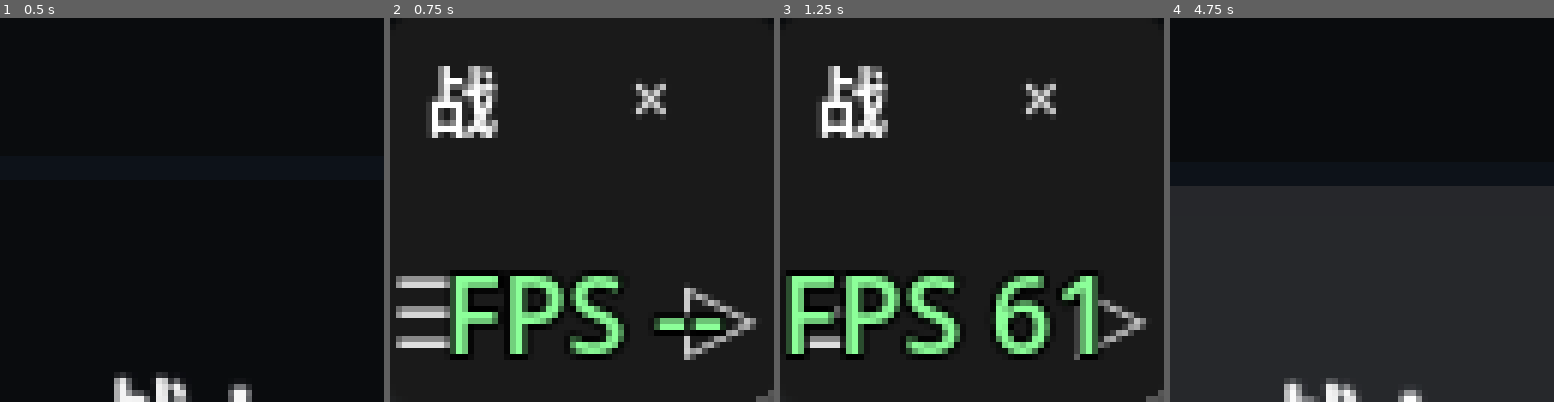
Above: before the commit, frames 1-4 (left to right).
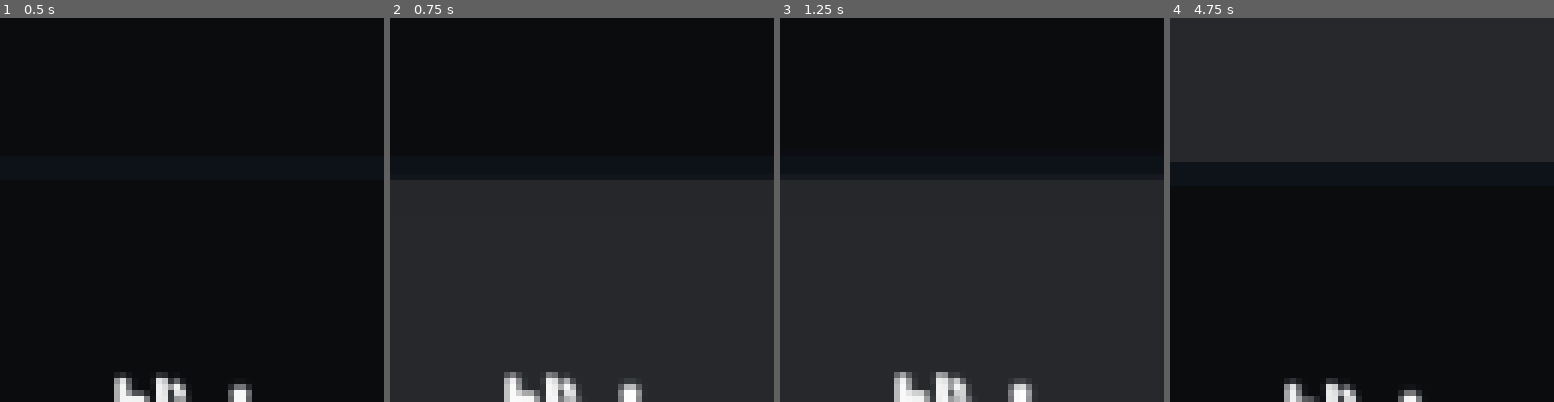
Above: after the commit, the same moments.

Repository: HUOFAQIU/idle_around
Game: Godot game, scene res://Main/Cube/Scenes/main.tscn
Two runs of this game, one before a commit and one after it. Both use one fixed random seed, a clock stepped at 60 frames per second and the inputs below.
Inputs (mouse positions are in pixels of both pictures, inside the frame that each line leads up to):
- Up to frame 1 (0.5 s): no input
- Up to frame 2 (0.75 s): tap Enter (ui_accept) at 0.5 s; move the mouse to (666, 190) at 0.52 s; hold D from 0.53 s (still down); click (666, 190) at 0.6 s
- Up to frame 3 (1.25 s): keep holding D; tap Enter (ui_accept) at 0.77 s
- Up to frame 4 (4.75 s): release D at 1.25 s; drag from (1285, 229) to (1342, 286) at 1.27 s; move the mouse to (1362, 294) at 2.02 s; hold D 2.03-2.75 s; tap Middle mouse button (inv_split) at 2.1 s; click (1362, 294) at 2.17 s; drag from (1342, 286) to (1246, 152) at 2.77 s; move the mouse to (1477, 267) at 3.52 s; hold A 3.53-4.25 s; tap U at 3.6 s; click (1477, 267) at 3.67 s; tap Enter (ui_accept) at 3.77 s; click (1434, 98) at 4.25 s, where only the run before the commit has a clickable "×"

Frame 1 is identical in both runs. In frame 2, 17% of the frame differs, in the area x 1-100%, y 12-100%; in frame 3, 19%; in frame 4, 93%, in the area x 0-100%, y 0-100%.

Commit message:
立方体置顶到游戏 UI 之上
- 立方体改渲染到 CubeView 透明子视口（layer 1024），压住面板和 HUD，低于 Tooltip 与拖拽幽灵
- 新增 CubeInputSurface：按投影轮廓接管鼠标，事件推进子视口后走原 CubeRig 逻辑
- PanelManager 与战斗坐标 Tooltip 在立方体输入区内让位
- CubeScenePaths 收敛主场景节点路径；TestAPI 增加 get_cube_layering_state 与 view_layer
- 同步架构文档、AI 测试接口与 DOC 索引

Co-Authored-By: Claude Code <noreply@anthropic.com>

Diff:
--- a/Main/Cube/Scenes/main.tscn
+++ b/Main/Cube/Scenes/main.tscn
@@ -6,6 +6,7 @@
 [ext_resource type="Script" uid="uid://dkdrngulsjgdk" path="res://Main/Cube/Scripts/window_passthrough.gd" id="4_passthrough"]
 [ext_resource type="PackedScene" uid="uid://cf2t8qpdn820p" path="res://Main/control.tscn" id="5_game_ui"]
 [ext_resource type="Script" path="res://Main/Cube/Scripts/cube_placement.gd" id="6_placement"]
+[ext_resource type="Script" path="res://Main/Cube/Scripts/cube_input_surface.gd" id="7_input_surface"]
 
 [sub_resource type="Environment" id="Environment_main"]
 ambient_light_source = 2
@@ -22,35 +23,63 @@
 [node name="Main" type="Node3D" unique_id=1926542456]
 script = ExtResource("1_main")
 
-[node name="WorldEnvironment" type="WorldEnvironment" parent="." unique_id=1023616146]
+[node name="CubeView" type="CanvasLayer" parent="."]
+layer = 1024
+
+[node name="ViewportContainer" type="SubViewportContainer" parent="CubeView"]
+layout_mode = 1
+anchors_preset = 15
+anchor_right = 1.0
+anchor_bottom = 1.0
+grow_horizontal = 2
+grow_vertical = 2
+mouse_filter = 2
+stretch = true
+
+[node name="CubeViewport" type="SubViewport" parent="CubeView/ViewportContainer"]
+transparent_bg = true
+own_world_3d = true
+msaa_3d = 2
+render_target_update_mode = 4
+
+[node name="WorldEnvironment" type="WorldEnvironment" parent="CubeView/ViewportContainer/CubeViewport" unique_id=1023616146]
 environment = SubResource("Environment_main")
 
-[node name="KeyLight" type="DirectionalLight3D" parent="." unique_id=364932023]
+[node name="KeyLight" type="DirectionalLight3D" parent="CubeView/ViewportContainer/CubeViewport" unique_id=364932023]
 transform = Transform3D(0.8480481, -0.32625088, 0.4175821, 0, 0.7880108, 0.6156615, -0.52991927, -0.5221106, 0.668271, 0, 0, 0)
 light_color = Color(1, 0.91, 0.82, 1)
 light_energy = 1.6
 shadow_enabled = true
 
-[node name="FillLight" type="OmniLight3D" parent="." unique_id=1241161938]
+[node name="FillLight" type="OmniLight3D" parent="CubeView/ViewportContainer/CubeViewport" unique_id=1241161938]
 transform = Transform3D(1, 0, 0, 0, 1, 0, 0, 0, 1, 2.8, -2.2, 3.2)
 light_color = Color(0.3, 0.57, 1, 1)
 light_energy = 3.2
 omni_range = 8.0
 
-[node name="RimLight" type="OmniLight3D" parent="." unique_id=1451151915]
+[node name="RimLight" type="OmniLight3D" parent="CubeView/ViewportContainer/CubeViewport" unique_id=1451151915]
 transform = Transform3D(1, 0, 0, 0, 1, 0, 0, 0, 1, -2.6, 1.6, -3)
 light_color = Color(0.66, 0.42, 1, 1)
 light_energy = 4.0
 omni_range = 7.0
 
-[node name="Cube" parent="." unique_id=1620714950 instance=ExtResource("2_cube")]
+[node name="Cube" parent="CubeView/ViewportContainer/CubeViewport" unique_id=1620714950 instance=ExtResource("2_cube")]
 
-[node name="Camera3D" type="Camera3D" parent="." unique_id=357505531]
+[node name="Camera3D" type="Camera3D" parent="CubeView/ViewportContainer/CubeViewport" unique_id=357505531]
 transform = Transform3D(1, 0, 0, 0, 0.9982398, 0.059306376, 0, -0.059306376, 0.9982398, 0, 0.35, 5.9)
 current = true
 fov = 12.0
 near = 0.1
 far = 50.0
+
+[node name="InputSurface" type="Control" parent="CubeView"]
+layout_mode = 1
+anchors_preset = 15
+anchor_right = 1.0
+anchor_bottom = 1.0
+grow_horizontal = 2
+grow_vertical = 2
+script = ExtResource("7_input_surface")
 
 [node name="GameUI" type="CanvasLayer" parent="." unique_id=879021354]
 layer = 1
--- /dev/null
+++ b/Main/Cube/Scripts/cube_input_surface.gd
@@ -0,0 +1,95 @@
+class_name CubeInputSurface
+extends Control
+## 立方体顶层输入代理。
+##
+## 立方体渲染在 CubeView 的透明 SubViewport 里；本节点只在立方体屏幕
+## 轮廓（含拖动圆点）内参与 GUI 拾取，把鼠标事件转给子视口里的 CubeRig。
+## 轮廓外的事件照常落到下层游戏 UI；轮廓内由本节点吃掉，保证被立方体
+## 盖住的面板不会收到 hover 或点击。
+
+static var instance: CubeInputSurface
+
+var _cube_viewport: SubViewport
+var _camera: Camera3D
+var _orientation: CubeOrientation
+var _drag_handle: CubeDragHandle
+var _rig: CubeRig
+
+
+func _ready() -> void:
+	instance = self
+	_cube_viewport = CubeScenePaths.resolve(
+			self, CubeScenePaths.VIEWPORT) as SubViewport
+	if _cube_viewport == null:
+		push_warning("CubeInputSurface 找不到立方体子视口，输入代理不会生效。")
+		return
+
+	_camera = CubeScenePaths.resolve(self, CubeScenePaths.CAMERA) as Camera3D
+	_orientation = CubeScenePaths.resolve(
+			self, CubeScenePaths.ORIENTATION) as CubeOrientation
+	_rig = CubeScenePaths.resolve(self, CubeScenePaths.RIG) as CubeRig
+	_drag_handle = CubeScenePaths.resolve(
+			self, CubeScenePaths.DRAG_HANDLE) as CubeDragHandle
+	if _camera == null or _orientation == null:
+		push_warning("CubeInputSurface 缺少相机或朝向节点，命中区域只剩拖动圆点。")
+
+	mouse_entered.connect(_on_mouse_entered)
+	mouse_exited.connect(_on_mouse_exited)
+
+
+func _exit_tree() -> void:
+	if instance == self:
+		instance = null
+
+
+func _has_point(point: Vector2) -> bool:
+	if _drag_handle != null and _drag_handle.is_screen_point_inside(point):
+		return true
+	var hull := CubeProjection.project_hull(_camera, _orientation)
+	return Geometry2D.is_point_in_polygon(point, hull)
+
+
+func _gui_input(event: InputEvent) -> void:
+	if not event is InputEventMouse or _cube_viewport == null:
+		return
+	_cube_viewport.push_input(event)
+	accept_event()
+
+
+func _notification(what: int) -> void:
+	if what != NOTIFICATION_WM_MOUSE_EXIT \
+			and what != NOTIFICATION_WM_WINDOW_FOCUS_OUT:
+		return
+	if _rig != null:
+		_rig.cancel_window_interaction()
+
+
+## 主视口 Viewport 坐标的点是否落在立方体输入区（投影轮廓或拖动圆点）
+func contains_screen_point(screen_position: Vector2) -> bool:
+	var local_position := (
+			get_global_transform_with_canvas().affine_inverse() * screen_position
+	)
+	return _has_point(local_position)
+
+
+## 子视口、相机、朝向、CubeRig 和拖动圆点是否全部解析成功
+func is_ready() -> bool:
+	return _cube_viewport != null and _camera != null \
+			and _orientation != null and _rig != null and _drag_handle != null
+
+
+## 当前立方体屏幕轮廓；TestAPI/调试用
+func get_hull_points() -> PackedVector2Array:
+	return CubeProjection.project_hull(_camera, _orientation)
+
+
+func _on_mouse_entered() -> void:
+	if _cube_viewport != null:
+		_cube_viewport.notify_mouse_entered()
+
+
+func _on_mouse_exited() -> void:
+	if _cube_viewport != null:
+		_cube_viewport.notify_mouse_exited()
+	if _rig != null:
+		_rig.pointer_left()
--- a/Main/Cube/Scripts/cube_placement.gd
+++ b/Main/Cube/Scripts/cube_placement.gd
@@ -17,9 +17,6 @@
 ## 默认朝向时面 02 的世界法线（OrientationPivot 180° 后背面朝相机）
 const MENU_FACE_NORMAL := Vector3(0, 0, 1)
 
-@export var camera_path : NodePath = ^"../Camera3D"
-@export var cube_path : NodePath = ^"../Cube"
-
 var _camera : Camera3D
 var _floating : FloatingMotion
 var _screen_center := Vector2.ZERO
@@ -28,8 +25,9 @@
 
 
 func _ready() -> void:
-	_camera = get_node_or_null(camera_path) as Camera3D
-	_floating = get_node_or_null(cube_path) as FloatingMotion
+	_camera = CubeScenePaths.resolve(self, CubeScenePaths.CAMERA) as Camera3D
+	_floating = CubeScenePaths.resolve(
+			self, CubeScenePaths.CUBE) as FloatingMotion
 	if _camera == null:
 		push_warning("CubePlacement 找不到相机，立方体无法定位。")
 	else:
@@ -76,6 +74,9 @@
 		return
 	var viewport_size := get_viewport().get_visible_rect().size
 	if viewport_size.y < 2.0:
+		return
+	# 子视口由 SubViewportContainer 拉伸到主视口，布局稳定前先跳过一帧
+	if _camera.get_viewport().get_visible_rect().size.y < 2.0:
 		return
 	_floating.scale = Vector3.ONE * _compute_scale(viewport_size)
 	_floating.set_base_position(_camera.project_position(_screen_center, _depth))
--- /dev/null
+++ b/Main/Cube/Scripts/cube_projection.gd
@@ -0,0 +1,32 @@
+class_name CubeProjection
+extends RefCounted
+## 立方体屏幕投影工具。
+##
+## 把立方体本地包围盒的 8 个角投影成屏幕凸包；窗口穿透区域和
+## CubeInputSurface 的 GUI 命中共用这份轮廓。
+
+## 立方体本地包围盒半径，略大于本体 1.0，作为拖动和点击的容差
+const HALF_EXTENT: float = 1.03
+
+
+## 返回立方体在屏幕上的凸包；相机或朝向缺失时返回空数组
+static func project_hull(
+		camera: Camera3D,
+		orientation: Node3D,
+) -> PackedVector2Array:
+	if camera == null or orientation == null:
+		return PackedVector2Array()
+
+	var screen_points := PackedVector2Array()
+	for x_sign in [-1.0, 1.0]:
+		for y_sign in [-1.0, 1.0]:
+			for z_sign in [-1.0, 1.0]:
+				var local_corner := Vector3(x_sign, y_sign, z_sign) * HALF_EXTENT
+				var world_corner := orientation.global_transform * local_corner
+				if camera.is_position_behind(world_corner):
+					continue
+				screen_points.append(camera.unproject_position(world_corner))
+
+	if screen_points.size() < 3:
+		return PackedVector2Array()
+	return Geometry2D.convex_hull(screen_points)
--- a/Main/Cube/Scripts/cube_rig.gd
+++ b/Main/Cube/Scripts/cube_rig.gd
@@ -96,6 +96,24 @@
 func _notification(what: int) -> void:
 	if what != NOTIFICATION_WM_MOUSE_EXIT and what != NOTIFICATION_WM_WINDOW_FOCUS_OUT:
 		return
+	cancel_window_interaction()
+
+
+## 主场景装配：屏幕锚定和位置持久化统一交给 CubePlacement
+func setup_placement(placement : CubePlacement) -> void:
+	_placement = placement
+
+
+## 指针离开立方体输入代理时清掉悬停；正在拖动/转发 UI 时不打断
+func pointer_left() -> void:
+	if _ui_face != null or _pressed_face != null or _dragging or _moving_handle:
+		return
+	_clear_hover()
+
+
+## 窗口失焦/鼠标离开窗口：取消 UI 捕获或旋转。
+## CubeRig 在子视口里，主视口的 InputSurface 也会转发这两个通知。
+func cancel_window_interaction() -> void:
 	if _ui_face != null:
 		_ui_face.cancel_interaction()
 		_ui_face = null
@@ -112,11 +130,6 @@
 		_pressed_face.cancel_interaction()
 		_pressed_face = null
 	_clear_hover()
-
-
-## 主场景装配：屏幕锚定和位置持久化统一交给 CubePlacement
-func setup_placement(placement : CubePlacement) -> void:
-	_placement = placement
 
 
 func _handle_primary_pressed(event: InputEventMouseButton) -> void:
--- /dev/null
+++ b/Main/Cube/Scripts/cube_scene_paths.gd
@@ -0,0 +1,30 @@
+class_name CubeScenePaths
+extends RefCounted
+## 主场景里立方体子树的规范路径（相对 Main 根节点）。
+##
+## CubeView 子视口、相机、CubeRig 和拖动圆点只在这里登记一次；
+## CubePlacement / WindowPassthrough / CubeInputSurface 都通过 resolve()
+## 解析。改 main.tscn 里的立方体子树时只改这份路径；cube.tscn 内部
+## 拖动圆点的 CubeRig 路径仍由 cube_rig.gd 维护。
+
+const VIEWPORT := ^"CubeView/ViewportContainer/CubeViewport"
+const CAMERA := ^"CubeView/ViewportContainer/CubeViewport/Camera3D"
+const CUBE := ^"CubeView/ViewportContainer/CubeViewport/Cube"
+const RIG := ^"CubeView/ViewportContainer/CubeViewport/Cube/CubeRig"
+const ORIENTATION := ^"CubeView/ViewportContainer/CubeViewport/Cube/CubeRig/OrientationPivot"
+const DRAG_HANDLE := ^"CubeView/ViewportContainer/CubeViewport/Cube/DragHandle/Dot"
+const PET_MENU := NodePath(
+		"CubeView/ViewportContainer/CubeViewport/Cube/CubeRig/OrientationPivot/Back/"
+		+ "Viewport/PetPanelContent"
+)
+
+
+## 从 main.tscn 里的任意节点解析路径；动态实例用 current_scene 兜底
+static func resolve(node: Node, path: NodePath) -> Node:
+	var root := node.owner
+	if root == null:
+		var tree := node.get_tree()
+		root = tree.current_scene if tree != null else null
+	if root == null:
+		return null
+	return root.get_node_or_null(path)
--- a/Main/Cube/Scripts/main.gd
+++ b/Main/Cube/Scripts/main.gd
@@ -1,15 +1,13 @@
 extends Node3D
 ## 主场景装配：立方体、面 02 主菜单和游戏 UI 覆盖层。
 ##
-## 游戏 UI 仍在主视口全屏覆盖层里；立方体只承接原来 PetPanel 的浮层职责，
-## 菜单按钮请求在这里转给 game UI。
+## 立方体渲染在 CubeView 的透明子视口里，由 CubeInputSurface 接管输入，
+## 因此它始终压在游戏 UI 面板和 HUD 之上；菜单按钮请求在这里转给 game UI。
 
-@onready var _cube_rig: CubeRig = $Cube/CubeRig
+@onready var _cube_rig: CubeRig = get_node(CubeScenePaths.RIG)
 @onready var _hud: CubeHud = $HUD
 @onready var _game_ui: GameUI = $GameUI/GameControl
-@onready var _pet_menu: PetPanelContent = (
-		$Cube/CubeRig/OrientationPivot/Back/Viewport/PetPanelContent
-)
+@onready var _pet_menu: PetPanelContent = get_node(CubeScenePaths.PET_MENU)
 @onready var _placement: CubePlacement = $CubePlacement
 
 
--- a/Main/Cube/Scripts/window_passthrough.gd
+++ b/Main/Cube/Scripts/window_passthrough.gd
@@ -4,20 +4,17 @@
 ##
 ## Windows 上跨应用穿透必须使用 Window.mouse_passthrough_polygon，
 ## 不能用 mouse_passthrough。未按下鼠标时，命中区域只覆盖立方体的屏幕
-## 投影凸包、可见游戏面板/Tooltip/ItemWindow、HUD 与拖动圆点；按下鼠标
-## 后临时扩成整个客户区，避免拖拽时丢事件。
-
-const CUBE_HALF_EXTENT: float = 1.03
+## 投影凸包（相机在 CubeView 子视口里）、可见游戏面板/Tooltip/ItemWindow、
+## HUD 与拖动圆点；按下鼠标后临时扩成整个客户区，避免拖拽时丢事件。
+
 const REGION_PADDING: float = 28.0
 ## 游戏 UI 面板外扩比立方体小，避免窗口周围出现太宽的拦截区
 const UI_REGION_PADDING: float = 8.0
 
 static var instance: WindowPassthrough
 
-@export var cube_orientation_path: NodePath = ^"../Cube/CubeRig/OrientationPivot"
 @export var cube_placement_path: NodePath = ^"../CubePlacement"
 @export var hud_path: NodePath = ^"../HUD"
-@export var drag_handle_path: NodePath = ^"../Cube/DragHandle/Dot"
 @export var panel_manager_path: NodePath = ^"../GameUI/GameControl/PanelManager"
 @export var tooltip_path: NodePath = ^"../GameUI/GameControl/TooltipLayer/TooltipWindow"
 @export var item_window_path: NodePath = ^"../GameUI/GameControl/DragLayer/ItemWindow"
@@ -35,6 +32,7 @@
 
 var _window: Window
 var _cube_orientation: CubeOrientation
+var _camera: Camera3D
 var _cube_placement: CubePlacement
 var _hud: CubeHud
 var _drag_handle: CubeDragHandle
@@ -48,15 +46,19 @@
 var _last_ui_rects: Array[Rect2] = []
 var _last_viewport_size := Vector2i.ZERO
 var _last_window_size := Vector2i.ZERO
+var _last_cube_viewport_size := Vector2i.ZERO
 
 
 func _ready() -> void:
 	instance = self
 	_window = get_window()
-	_cube_orientation = get_node_or_null(cube_orientation_path) as CubeOrientation
+	_cube_orientation = CubeScenePaths.resolve(
+			self, CubeScenePaths.ORIENTATION) as CubeOrientation
+	_camera = CubeScenePaths.resolve(self, CubeScenePaths.CAMERA) as Camera3D
 	_cube_placement = get_node_or_null(cube_placement_path) as CubePlacement
 	_hud = get_node_or_null(hud_path) as CubeHud
-	_drag_handle = get_node_or_null(drag_handle_path) as CubeDragHandle
+	_drag_handle = CubeScenePaths.resolve(
+			self, CubeScenePaths.DRAG_HANDLE) as CubeDragHandle
 	_panel_manager = get_node_or_null(panel_manager_path) as PanelManager
 	_tooltip = get_node_or_null(tooltip_path) as Control
 	_item_window = get_node_or_null(item_window_path) as Control
@@ -70,6 +72,8 @@
 		push_warning("WindowPassthrough 找不到 HUD，点击穿透区域将只包含立方体。")
 	if _cube_orientation == null:
 		push_warning("WindowPassthrough 找不到立方体朝向节点。")
+	if _camera == null:
+		push_warning("WindowPassthrough 找不到立方体相机，穿透区域将只包含 UI。")
 	if _cube_placement != null:
 		_cube_placement.screen_center_changed.connect(_on_overlay_regions_changed)
 	else:
@@ -91,6 +95,12 @@
 	if viewport_size != _last_viewport_size or window_size != _last_window_size:
 		_last_viewport_size = viewport_size
 		_last_window_size = window_size
+		_dirty = true
+
+	# 立方体子视口由 SubViewportContainer 拉伸，尺寸稳定后要重算凸包
+	var cube_viewport_size := _cube_viewport_size()
+	if cube_viewport_size != _last_cube_viewport_size:
+		_last_cube_viewport_size = cube_viewport_size
 		_dirty = true
 
 	var ui_rects := _collect_ui_rects()
@@ -211,9 +221,9 @@
 		return
 
 	var base_polygon := PackedVector2Array()
-	var camera := get_viewport().get_camera_3d()
-	if camera != null and _cube_orientation != null:
-		base_polygon = _project_cube_hull(camera)
+	if _camera != null and _cube_orientation != null \
+			and _cube_viewport_size().y >= 2:
+		base_polygon = _project_cube_hull(_camera)
 
 	_last_ui_rects = _collect_ui_rects()
 	_last_rects.clear()
@@ -240,19 +250,13 @@
 
 
 func _project_cube_hull(camera: Camera3D) -> PackedVector2Array:
-	var screen_points := PackedVector2Array()
-	for x_sign in [-1.0, 1.0]:
-		for y_sign in [-1.0, 1.0]:
-			for z_sign in [-1.0, 1.0]:
-				var local_corner := Vector3(x_sign, y_sign, z_sign) * CUBE_HALF_EXTENT
-				var world_corner := _cube_orientation.global_transform * local_corner
-				if camera.is_position_behind(world_corner):
-					continue
-				screen_points.append(camera.unproject_position(world_corner))
-
-	if screen_points.size() < 3:
-		return PackedVector2Array()
-	return Geometry2D.convex_hull(screen_points)
+	return CubeProjection.project_hull(camera, _cube_orientation)
+
+
+func _cube_viewport_size() -> Vector2i:
+	if _camera == null:
+		return Vector2i.ZERO
+	return Vector2i(_camera.get_viewport().get_visible_rect().size)
 
 
 func _scale_region(polygon: PackedVector2Array, scale: Vector2) -> PackedVector2Array:
--- a/Main/panel_manager.gd
+++ b/Main/panel_manager.gd
@@ -88,7 +88,12 @@
 	var mouse_button := event as InputEventMouseButton
 	if not mouse_button.pressed or mouse_button.button_index != MOUSE_BUTTON_LEFT:
 		return
-	var panel := get_top_panel_at(get_viewport().get_mouse_position())
+	var mouse_position := get_viewport().get_mouse_position()
+	# 立方体在应用内最上层：被它的输入代理盖住的面板不参与置顶/激活
+	var cube_surface := CubeInputSurface.instance
+	if cube_surface != null and cube_surface.contains_screen_point(mouse_position):
+		return
+	var panel := get_top_panel_at(mouse_position)
 	if panel != null:
 		raise(panel)
 
--- a/Scripts/test_api.gd
+++ b/Scripts/test_api.gd
@@ -1004,11 +1004,12 @@
 	if _cube_rig() == null:
 		return {}
 	var pivot := _cube_orientation()
-	var camera := _main_viewport_camera()
+	var camera := _cube_camera()
 	var ui_face_viewport := _ui_face_viewport()
 	return {
 		"cube_scale": _cube_scale(),
 		"screen_center": get_cube_screen_position(),
+		"view_layer": _cube_view_layer(),
 		"orientation": pivot.quaternion if pivot != null else Quaternion.IDENTITY,
 		"front_face_index": _front_face_index(camera) if camera != null else -1,
 		"ui_face_index": 1,
@@ -1016,6 +1017,44 @@
 				ui_face_viewport.size if ui_face_viewport != null else Vector2i.ZERO
 		),
 		"passthrough": get_cube_passthrough_state(),
+	}
+
+
+## 立方体层级：CubeView 压住 GameUI/HUD，Tooltip 与拖拽幽灵仍在上面
+static func get_cube_layering_state() -> Dictionary:
+	var surface := CubeInputSurface.instance
+	if surface == null:
+		return {}
+	var cube_layer := _cube_view_layer()
+	if cube_layer < 0:
+		return {}
+
+	var tree := Engine.get_main_loop() as SceneTree
+	if tree == null:
+		return {}
+	var game_ui := tree.root.find_child("GameUI", true, false) as CanvasLayer
+	var hud := tree.root.find_child("HUD", true, false) as CanvasLayer
+	var tooltip := tree.root.find_child("TooltipLayer", true, false) as CanvasLayer
+	var drag := tree.root.find_child("DragLayer", true, false) as CanvasLayer
+	var rig := _cube_rig()
+	var viewport := rig.get_viewport() if rig != null else null
+	return {
+		"cube_layer": cube_layer,
+		"game_ui_layer": game_ui.layer if game_ui != null else -1,
+		"hud_layer": hud.layer if hud != null else -1,
+		"tooltip_layer": tooltip.layer if tooltip != null else -1,
+		"drag_layer": drag.layer if drag != null else -1,
+		"above_game_ui": game_ui != null and cube_layer > game_ui.layer,
+		"above_hud": hud != null and cube_layer > hud.layer,
+		"below_tooltip": tooltip != null and cube_layer < tooltip.layer,
+		"below_drag_ghost": drag != null and cube_layer < drag.layer,
+		"input_ready": surface.is_ready(),
+		"hull_points": surface.get_hull_points().size(),
+		"viewport_size": (
+				Vector2i(viewport.get_visible_rect().size)
+				if viewport != null
+				else Vector2i.ZERO
+		),
 	}
 
 
@@ -1127,11 +1166,19 @@
 	return cube.global_transform.basis.get_scale().x
 
 
-static func _main_viewport_camera() -> Camera3D:
-	var tree := Engine.get_main_loop() as SceneTree
-	if tree == null:
+static func _cube_camera() -> Camera3D:
+	var rig := _cube_rig()
+	if rig == null:
 		return null
-	return tree.root.get_camera_3d()
+	return rig.get_viewport().get_camera_3d()
+
+
+static func _cube_view_layer() -> int:
+	var surface := CubeInputSurface.instance
+	if surface == null:
+		return -1
+	var layer := surface.get_parent() as CanvasLayer
+	return layer.layer if layer != null else -1
 
 
 static func _front_face_index(camera : Camera3D) -> int:
--- a/Windows/Battle/battle_window.gd
+++ b/Windows/Battle/battle_window.gd
@@ -260,6 +260,15 @@
 		tip.hide_tip(self)
 		return
 
+	# 立方体是应用内最上层：指针在它的输入区时，下面的格子坐标也要让位
+	var cube_surface := CubeInputSurface.instance
+	if cube_surface != null \
+			and cube_surface.contains_screen_point(
+					get_viewport().get_mouse_position()):
+		_mouse_was_inside = false
+		tip.hide_tip(self)
+		return
+
 	# 鼠标不在这个窗口里就彻底撒手：tooltip 是全游戏共用一个，
 	# 其他窗口 hover 物品时正用着它，这里每帧无条件 show/hide 会把人家盖掉。
 	# 只在"刚离开"那一帧收一次，之后就什么都不做
Not shown, added: Main/Cube/Scripts/cube_input_surface.gd.uid
Not shown, added: Main/Cube/Scripts/cube_projection.gd.uid
Not shown, added: Main/Cube/Scripts/cube_scene_paths.gd.uid
Not shown, changed: DOC/INDEX.md
Not shown, changed: DOC/指南/AI测试接口.md
Not shown, changed: DOC/架构/现状与注意.md
Not shown, changed: DOC/架构/窗口与场景.md
Not shown, changed: DOC/架构/立方体外壳.md
